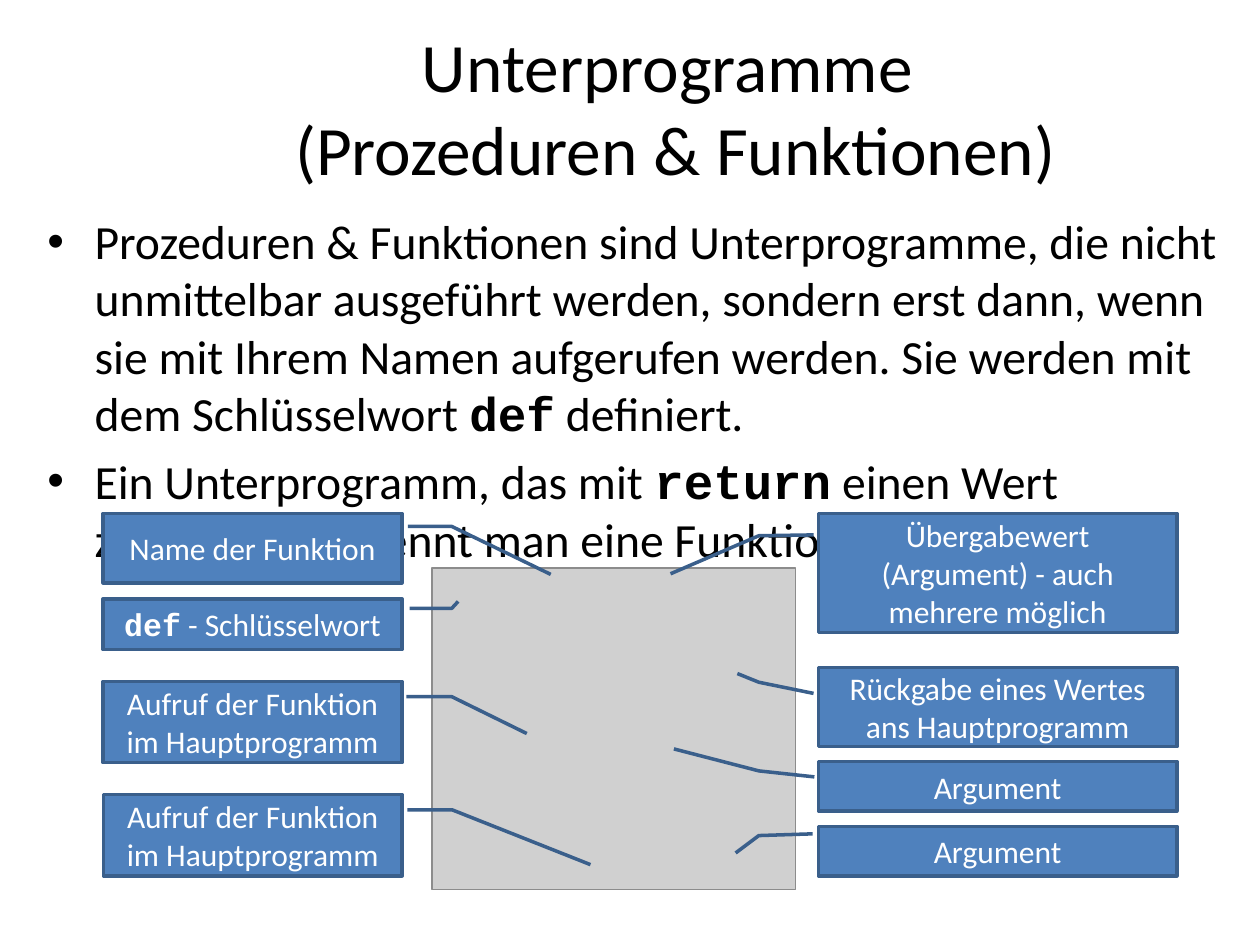
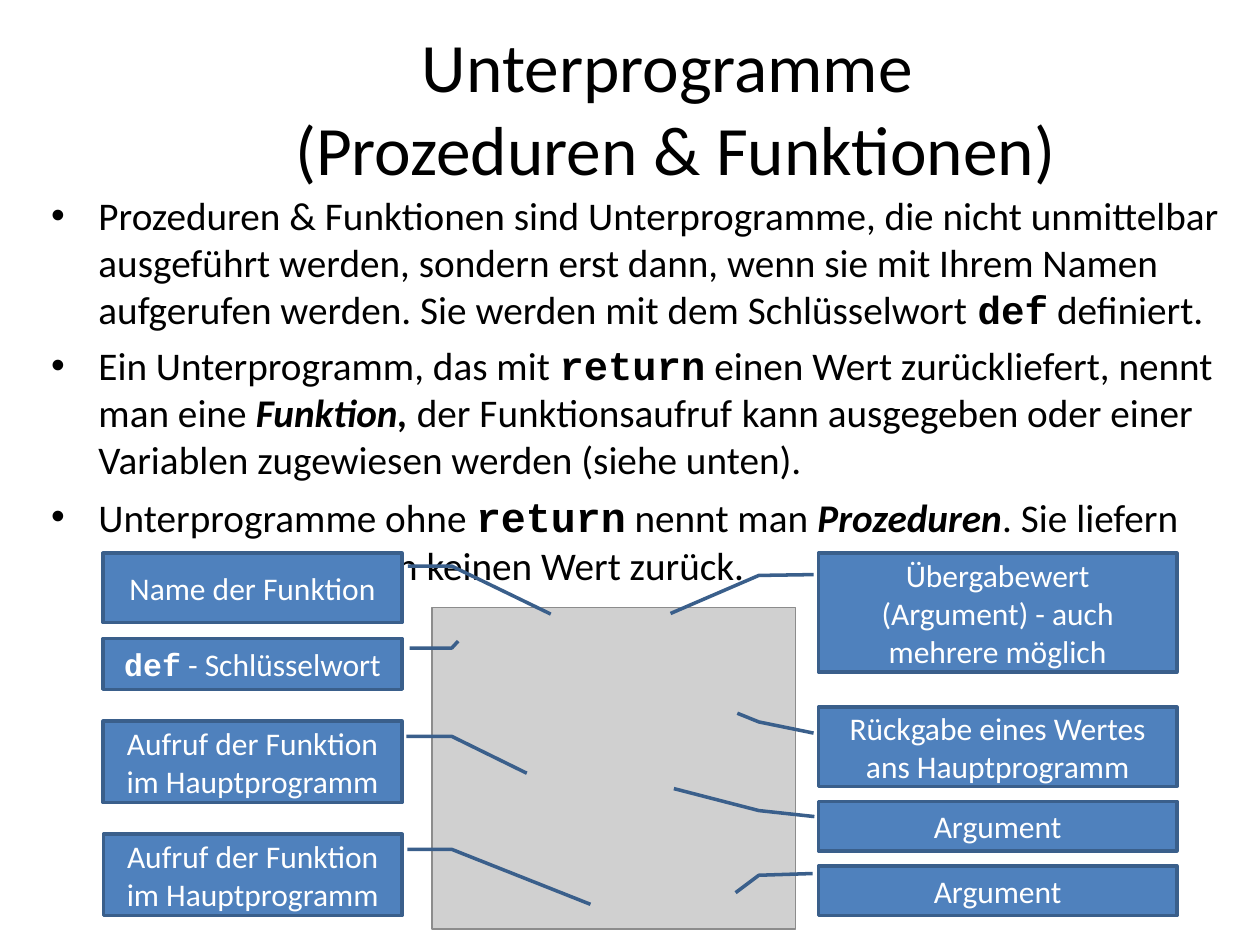
Before and after one commit to MickyRoth/Presentations, a slide deck: slide 41 of Python3 Fachinformatiker.pptx (slide 40 before the commit). Drawn at 1260x945 pixels with LibreOffice and Linux fonts; fonts in the diff are those of the drawing; grey boxes stand for pictures; background and template pictures are left out. Boxes give left, top, right and bottom in pixels: in the first picture for what was removed or moved away, otherwise in the second. Text is boxed around its words. In the diff, an @@ line names an element or a change of style, - is before the commit and + after.

```diff
--- a/Python3 Fachinformatiker.pptx
+++ b/Python3 Fachinformatiker.pptx
@@ text "Prozeduren & Funktionen sind Unterprogramme, ...": place and size @@
-text "Prozeduren & Funktionen sind Unterprogramme, ..." at [95,226,1217,569]
+text "Prozeduren & Funktionen sind Unterprogramme, ..." at [98,202,1218,539]
@@ text at [98,202,1218,331]: size 27.2 to 22.4 pt in "Prozeduren & Funktionen sind Unterprogramme, die nicht ..." @@
@@ text at [98,352,1213,539]: text changed; size 27.2 to 22.4 pt @@
-• Ein Unterprogramm, das mit return einen Wert zurückliefert, nennt man eine Funktion.
+• Ein Unterprogramm, das mit return einen Wert zurückliefert, nennt man eine Funktion, der Funktionsaufruf kann ausgegeben oder einer Variablen zugewiesen werden (siehe unten).
+• Unterprogramme ohne return nennt man Prozeduren. Sie liefern logischerweise auch keinen Wert zurück.
@@ 8 border callouts, 1 picture: place and size @@
-8 border callouts, 1 picture at [103,514,1177,890]
+8 border callouts, 1 picture at [103,553,1177,929]
```
Also in this commit, not shown: 3 other slides changed, 1 slide added, 1 other file.
